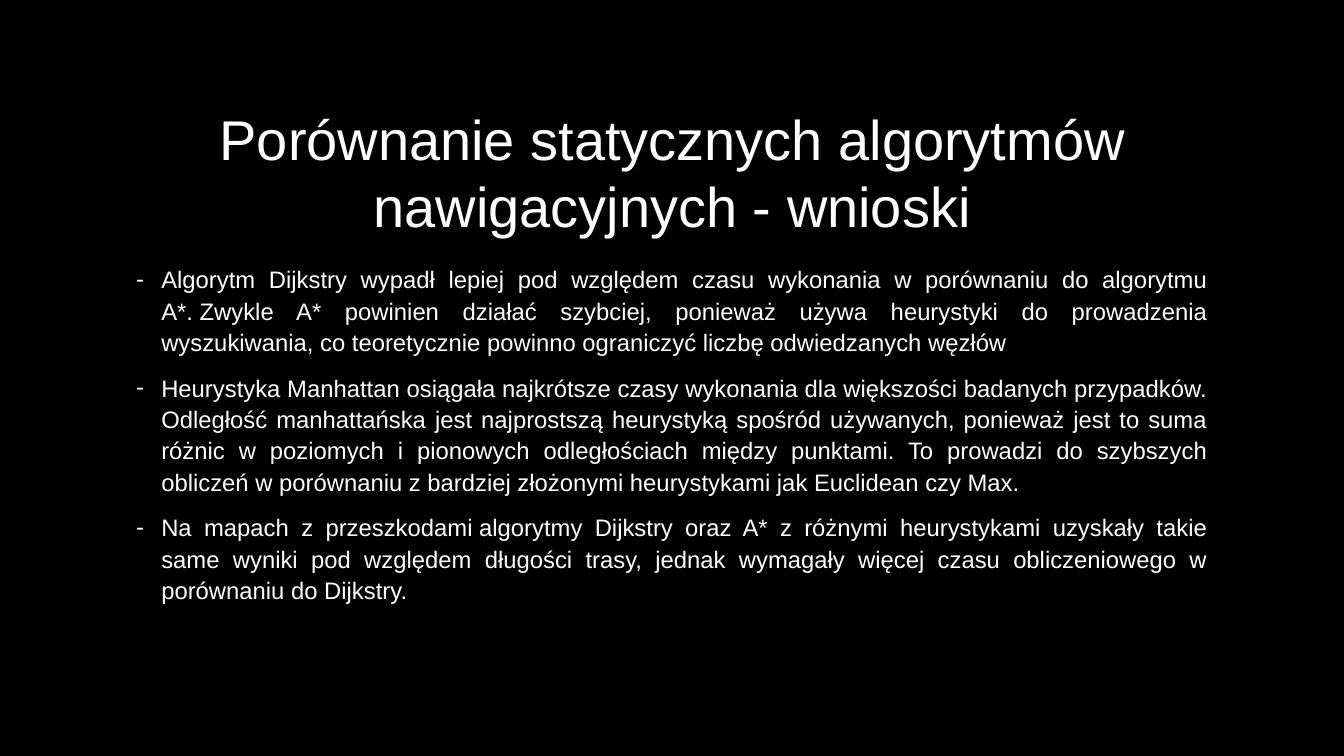
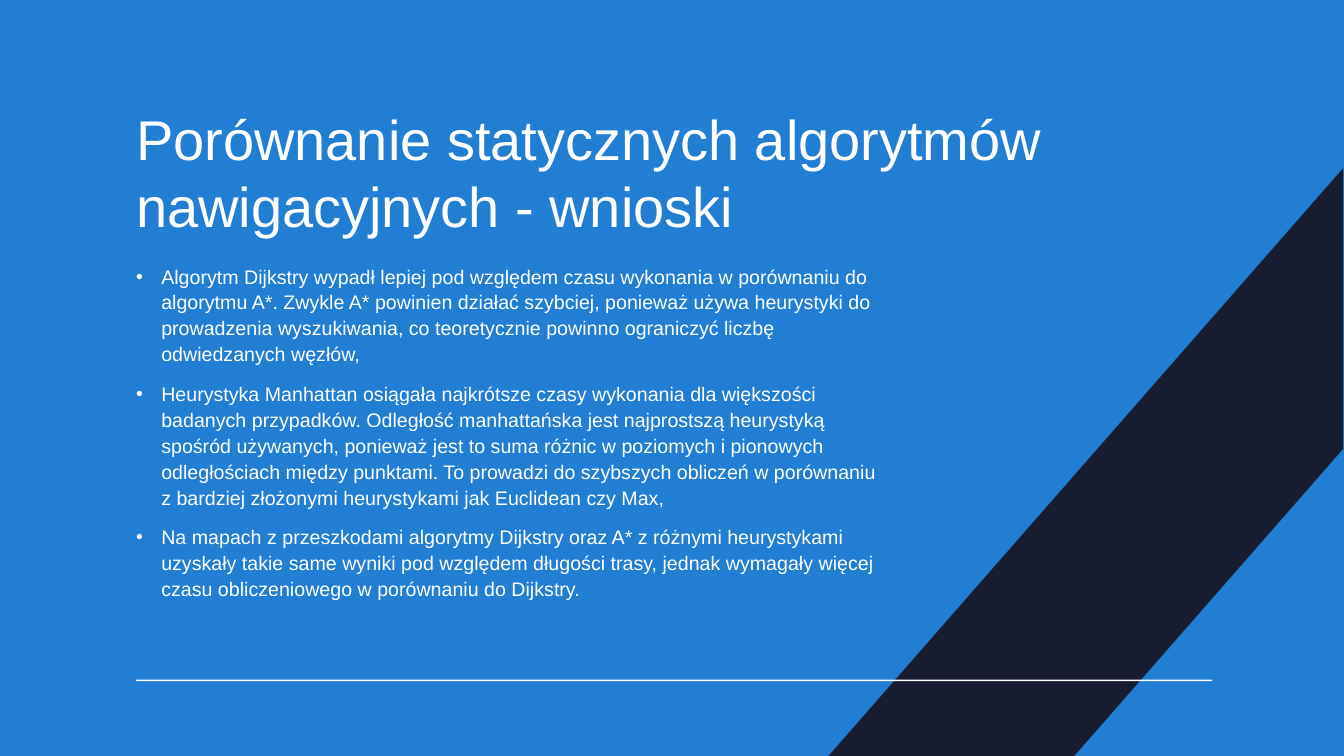
Before and after one commit to DevxMike/master_degree, a slide deck: slide 19 of ppt/Magisterka.odp (slide 24 before the commit). Drawn at 1344x756 pixels with LibreOffice and Linux fonts; fonts in the diff are those of the drawing. Boxes give left, top, right and bottom in pixels: in the first picture for what was removed or moved away, otherwise in the second. Text is boxed around its words. In the diff, an @@ line names an element or a change of style, - is before the commit and + after.

Commit message:
update ppt

```diff
--- a/ppt/Magisterka.odp
+++ b/ppt/Magisterka.odp
@@ freeform shape added at (0, 0, 1344, 756), fill #217ED3 @@
@@ title "Porównanie statycznych algorytmów nawigacyjnych - ..." at (136, 118, 1041, 237): alignment centre to left @@
@@ freeform shape added at (829, 168, 1343, 756), fill #181C30 @@
@@ text at (161, 269, 875, 509): text changed; size 17 to 14 pt @@
-– Algorytm Dijkstry wypadł lepiej pod względem czasu wykonania w porównaniu do algorytmu A*. Zwykle A* powinien działać szybciej, ponieważ używa heurystyki do prowadzenia wyszukiwania, co teoretycznie powinno ograniczyć liczbę odwiedzanych węzłów
-– Heurystyka Manhattan osiągała najkrótsze czasy wykonania dla większości badanych przypadków. Odległość manhattańska jest najprostszą heurystyką spośród używanych, ponieważ jest to suma różnic w poziomych i pionowych odległościach między punktami. To prowadzi do szybszych obliczeń w porównaniu z bardziej złożonymi heurystykami jak Euclidean czy Max.
+• Algorytm Dijkstry wypadł lepiej pod względem czasu wykonania w porównaniu do algorytmu A*. Zwykle A* powinien działać szybciej, ponieważ używa heurystyki do prowadzenia wyszukiwania, co teoretycznie powinno ograniczyć liczbę odwiedzanych węzłów,
+• Heurystyka Manhattan osiągała najkrótsze czasy wykonania dla większości badanych przypadków. Odległość manhattańska jest najprostszą heurystyką spośród używanych, ponieważ jest to suma różnic w poziomych i pionowych odległościach między punktami. To prowadzi do szybszych obliczeń w porównaniu z bardziej złożonymi heurystykami jak Euclidean czy Max,
@@ text at (161, 529, 874, 600): size 17 to 14 pt in "Na mapach z przeszkodami algorytmy Dijkstry oraz ..."; alignment justified to left; bullet - to • @@
@@ line added from (136, 681) to (1212, 681), #FFFFFF 0.99 pt @@
```
Also in this commit, not shown: 20 other slides changed, 2 slides added, 8 slides removed, 2 other files.
